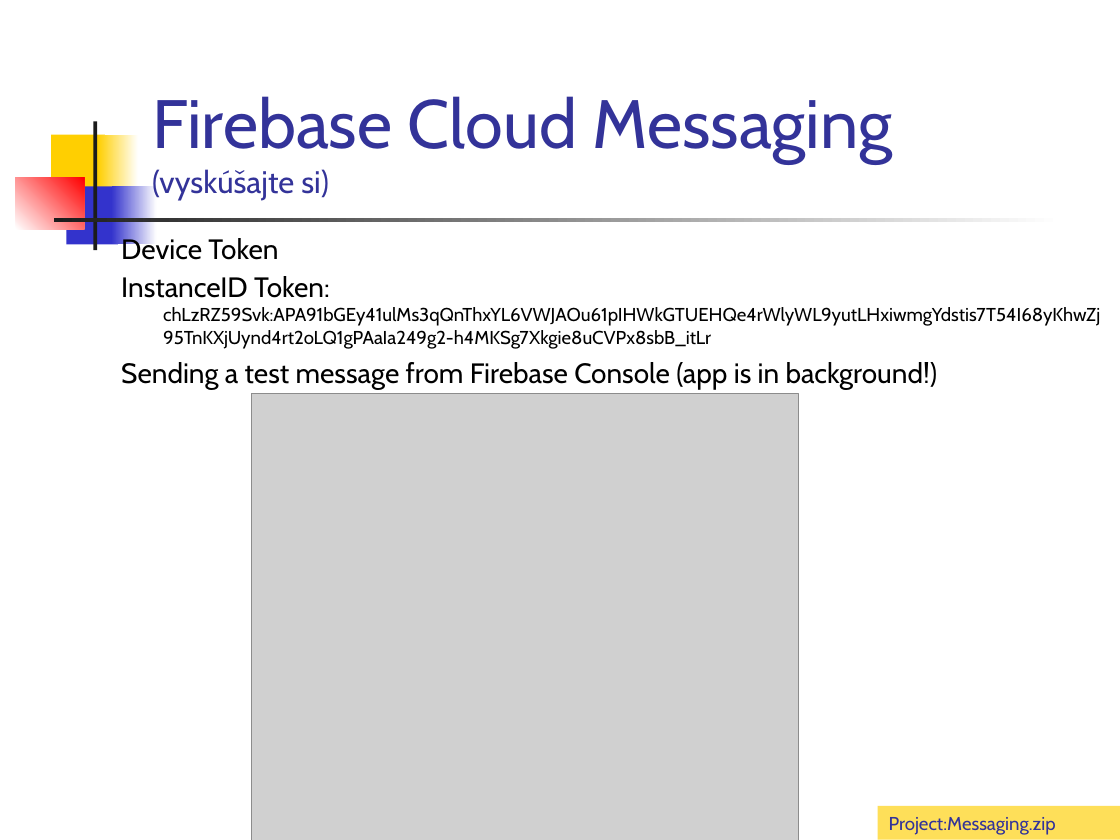
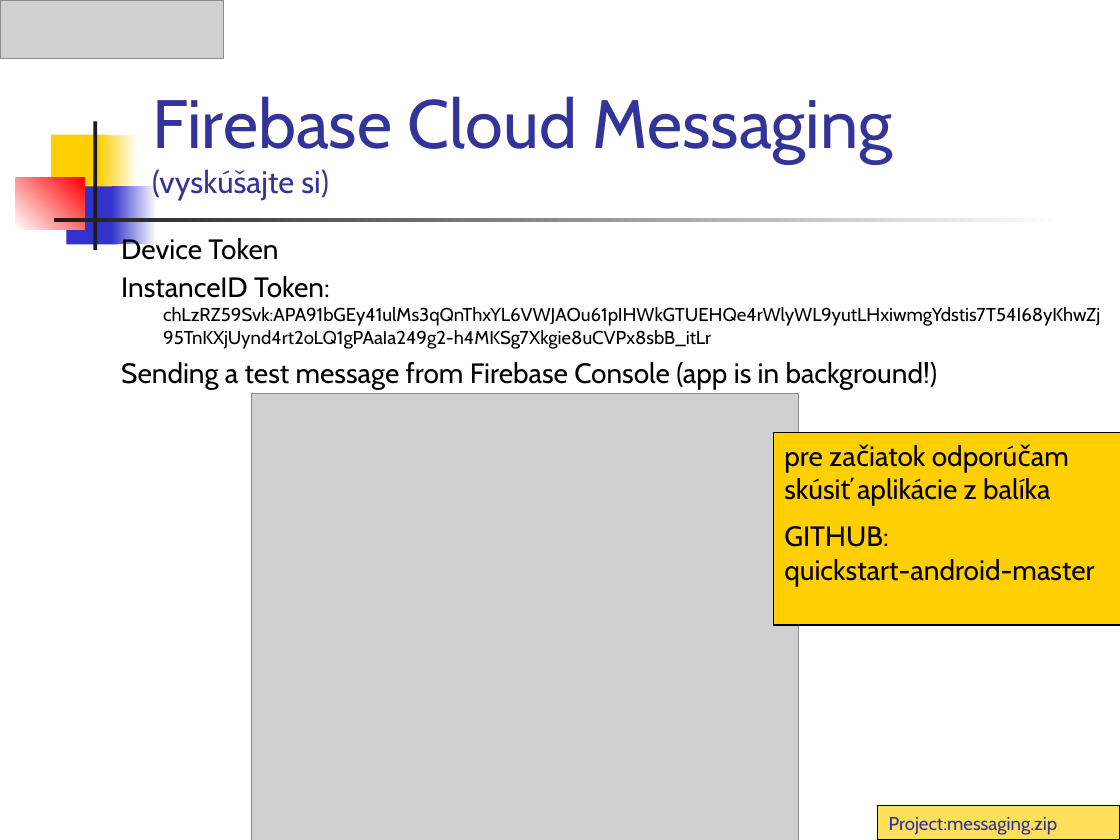
Before and after one commit to vmandro/Prednasky, a slide deck: slide 50 of 12/12_Android.ppt (slide 46 before the commit). Drawn at 1120x840 pixels with LibreOffice and Linux fonts; fonts in the diff are those of the drawing; grey boxes stand for pictures. Boxes give left, top, right and bottom in pixels: in the first picture for what was removed or moved away, otherwise in the second. Text is boxed around its words. In the diff, an @@ line names an element or a change of style, - is before the commit and + after.

```diff
--- a/12/12_Android.ppt
+++ b/12/12_Android.ppt
@@ picture added at <box>0,0,224,58</box> @@
@@ rectangle added at <box>773,432,1120,625</box>, fill #FFCF01, outline #000000 0.74 pt, 18 pt, text #000000 @@
+pre začiatok odporúčam skúsiť aplikácie z balíka
+GITHUB:
+quickstart-android-master
@@ rectangle "Project:messaging.zip" at <box>878,806,1120,840</box>: outline none to #000000 0.74 pt @@
@@ text in rectangle at <box>889,817,1058,835</box>: text changed @@
-Project:Messaging.zip
+Project:messaging.zip
```
Also in this commit, not shown: 24 other slides changed, 6 slides added, 1 slide removed, 1 other file.
